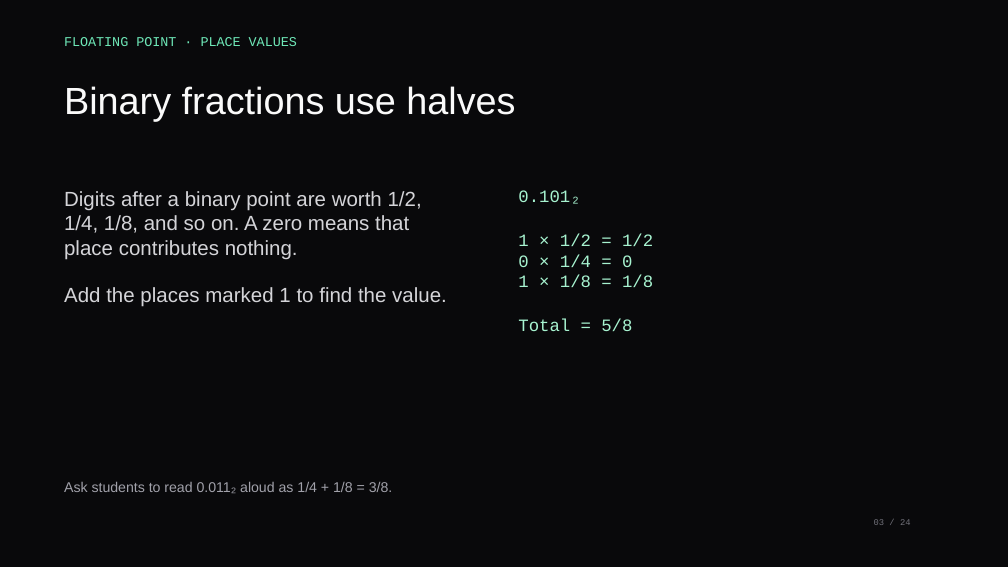
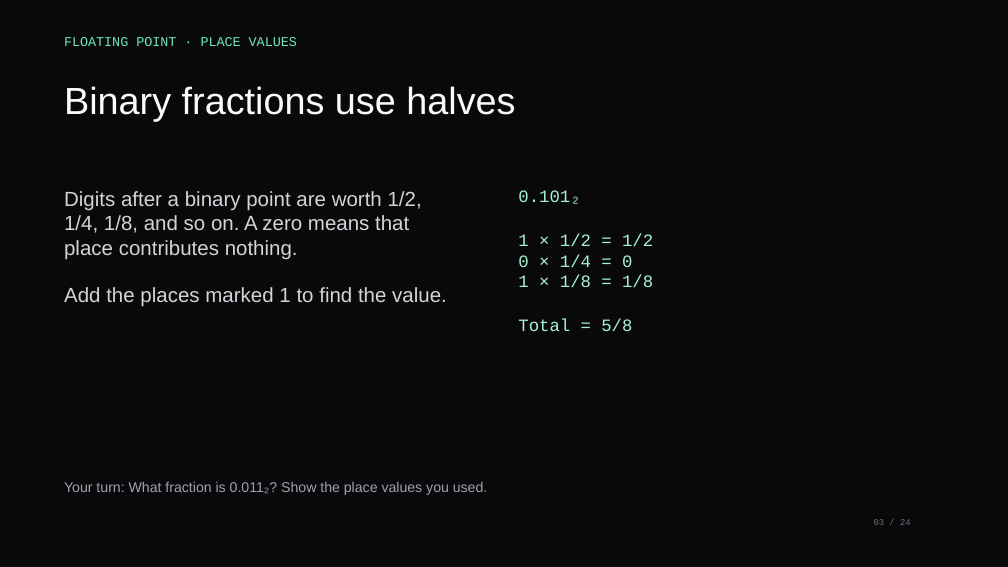
Before and after one commit to xsebby/portfolio, a slide deck: slide 3 of public/presentations/CS211_Recitation_3.pptx. Drawn at 1008x567 pixels with LibreOffice and Linux fonts; fonts in the diff are those of the drawing. Boxes give left, top, right and bottom in pixels: in the first picture for what was removed or moved away, otherwise in the second. Text is boxed around its words. In the diff, an @@ line names an element or a change of style, - is before the commit and + after.

Commit message:
Turn binary fraction example into practice prompt

```diff
--- a/public/presentations/CS211_Recitation_3.pptx
+++ b/public/presentations/CS211_Recitation_3.pptx
@@ text at (64, 481, 487, 495): text changed @@
-Ask students to read 0.011₂ aloud as 1/4 + 1/8 = 3/8.
+Your turn: What fraction is 0.011₂? Show the place values you used.
```
Also in this commit, not shown: 1 other file.
